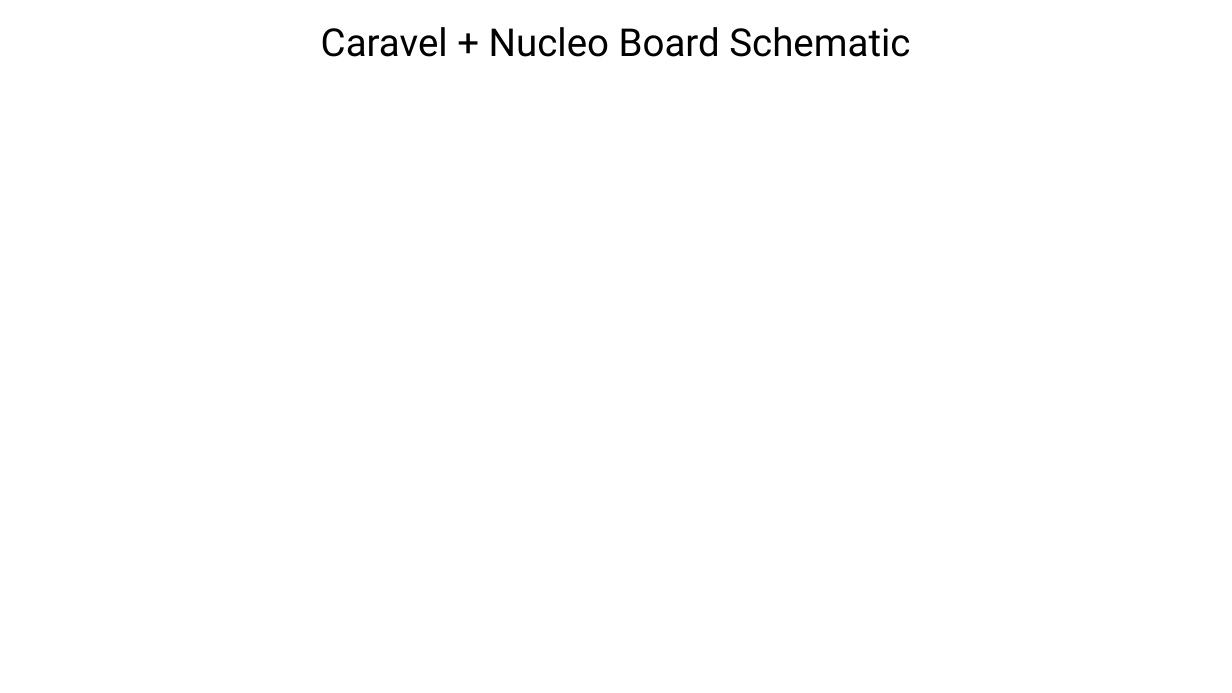
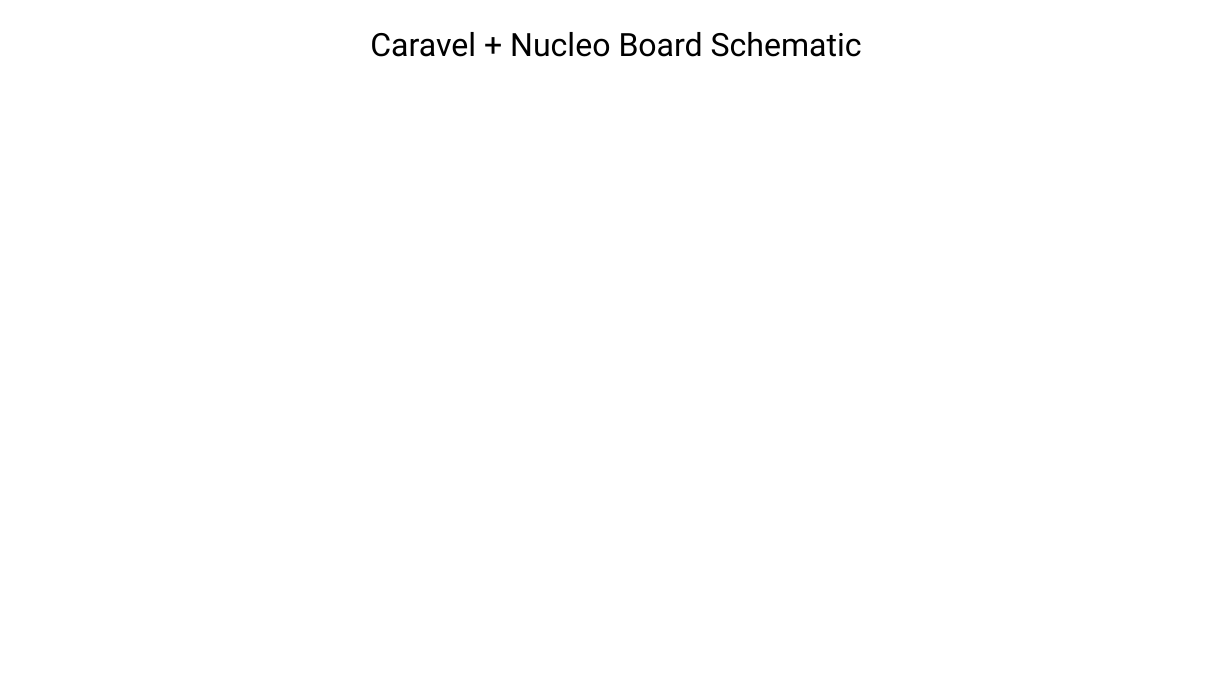
Before and after one commit to efabless/caravel_board, a slide deck: slide 14 of hardware/caravel_Nucleo/docs/Caravel+Nucleo Board.pptx (slide 13 before the commit). Drawn at 1232x693 pixels with LibreOffice and Linux fonts; fonts in the diff are those of the drawing; background and template pictures are left out. Boxes give left, top, right and bottom in pixels: in the first picture for what was removed or moved away, otherwise in the second. Text is boxed around its words. In the diff, an @@ line names an element or a change of style, - is before the commit and + after.

Commit message:
update caravel nucleo-hat document [wip]

```diff
--- a/hardware/caravel_Nucleo/docs/Caravel+Nucleo Board.pptx
+++ b/hardware/caravel_Nucleo/docs/Caravel+Nucleo Board.pptx
@@ title "Caravel + Nucleo Board Schematic" at (x1=370, y1=32, x2=862, y2=57): size 30 to 25 pt @@
```
Also in this commit, not shown: 5 other slides changed, 3 slides added, 2 other files.
